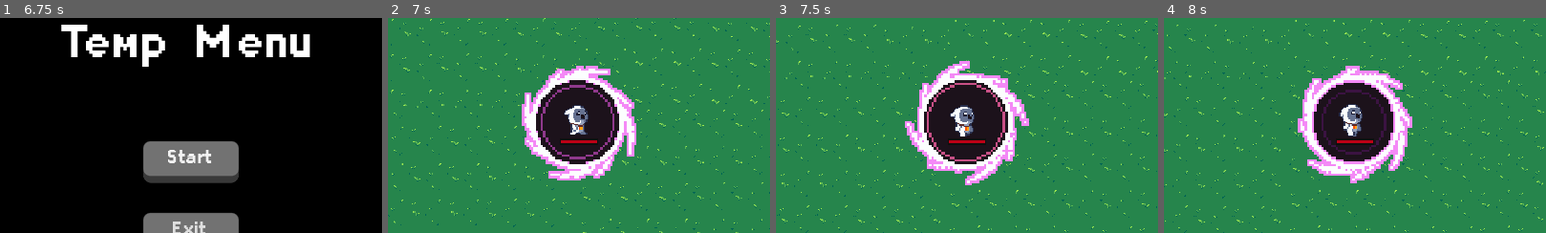
Above: before the commit, frames 1-4 (left to right).
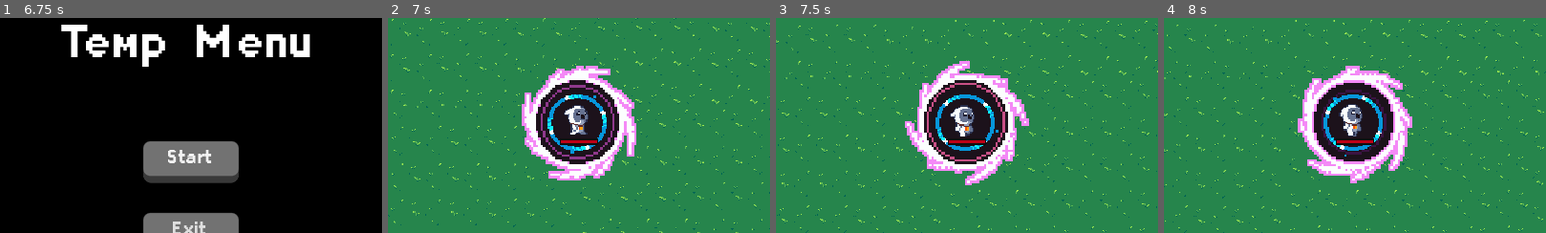
Above: after the commit, the same moments.

Repository: IgnacyZywalewski/VampireSurvivors
Game: Godot game, scene res://ui/menu.tscn
Two runs of this game, one before a commit and one after it. Both use one fixed random seed, a clock stepped at 60 frames per second and the inputs below. Sound files missing from this copy of the repository are replaced by a short silence.
Inputs (mouse positions are % of the whole screen's width and height, from its top left):
- Up to frame 1 (6.75 s): click "Start" at 0.5 s; click "Start" at 1.25 s; tap Enter at 2, 3.5, 5 s; move the mouse to (72, 45) at 2.02 s; hold D (right) 2.03-2.78 s; click (72, 45) at 2.1 s; tap Space at 2.75, 4.25, 5.75 s; move the mouse to (30, 55) at 2.77 s; hold S (down) 2.78-3.53 s; click (30, 55) at 2.85 s; move the mouse to (60, 28) at 3.52 s; hold D (right) 3.53-4.28 s; click (60, 28) at 3.6 s; move the mouse to (45, 70) at 4.27 s; hold W (up) 4.28-5.03 s; click (45, 70) at 4.35 s; move the mouse to (80, 65) at 5.02 s; hold A (left) 5.03-6.53 s; click (80, 65) at 5.1 s; move the mouse to (20, 35) at 5.77 s; click (20, 35) at 5.85 s; move the mouse to (55, 50) at 6.52 s; hold S (down) from 6.53 s (still down); click (55, 50) at 6.6 s
- Up to frame 2 (7 s): keep holding S (down)
- Up to frame 3 (7.5 s): move the mouse to (35, 25) at 7.27 s; release S (down) at 7.28 s; hold D (right) from 7.28 s (still down); click (35, 25) at 7.35 s
- Up to frame 4 (8 s): keep holding D (right)
The pictures show only the part of the screen within x 25-75%, y 27-77%; the shares and areas given below are measured in that part.

Frame 1 is identical in both runs. In frame 2, 0.8% of the frame differs, in the area x 41-58%, y 35-64%; in frame 3, 0.8%; in frame 4, 0.8%.

Commit message:
Added shield passive

Diff:
--- /dev/null
+++ b/player/passives/shield.gd
@@ -0,0 +1,12 @@
+extends Node2D
+
+var level = 1
+var shield_amount = 1
+
+@onready var animation = $AnimationPlayer
+
+func _ready():
+	animation.play("shield")
+	match level:
+		1:
+			shield_amount = 1
--- /dev/null
+++ b/player/passives/shield.tscn
@@ -0,0 +1,57 @@
+[gd_scene load_steps=6 format=3 uid="uid://bj3g7wpxcg8jy"]
+
+[ext_resource type="Script" path="res://player/passives/shield.gd" id="1_2nw73"]
+[ext_resource type="Texture2D" uid="uid://drdvaobdt8to2" path="res://assets/textures/passives/shield.png" id="1_pi4c4"]
+
+[sub_resource type="Animation" id="Animation_xwito"]
+resource_name = "shield"
+length = 0.8
+loop_mode = 1
+tracks/0/type = "value"
+tracks/0/imported = false
+tracks/0/enabled = true
+tracks/0/path = NodePath("Sprite2D:frame")
+tracks/0/interp = 1
+tracks/0/loop_wrap = true
+tracks/0/keys = {
+"times": PackedFloat32Array(0, 0.1, 0.2, 0.3, 0.4, 0.5, 0.6, 0.7),
+"transitions": PackedFloat32Array(1, 1, 1, 1, 1, 1, 1, 1),
+"update": 1,
+"values": [0, 1, 2, 3, 4, 5, 6, 7]
+}
+
+[sub_resource type="Animation" id="Animation_ivnqc"]
+length = 0.001
+tracks/0/type = "value"
+tracks/0/imported = false
+tracks/0/enabled = true
+tracks/0/path = NodePath("Sprite2D:frame")
+tracks/0/interp = 1
+tracks/0/loop_wrap = true
+tracks/0/keys = {
+"times": PackedFloat32Array(0),
+"transitions": PackedFloat32Array(1),
+"update": 1,
+"values": [0]
+}
+
+[sub_resource type="AnimationLibrary" id="AnimationLibrary_hvs6s"]
+_data = {
+"RESET": SubResource("Animation_ivnqc"),
+"shield": SubResource("Animation_xwito")
+}
+
+[node name="Shield" type="Node2D"]
+script = ExtResource("1_2nw73")
+
+[node name="Sprite2D" type="Sprite2D" parent="."]
+z_index = -1
+position = Vector2(-2, 4)
+scale = Vector2(1.1, 1.059)
+texture = ExtResource("1_pi4c4")
+hframes = 8
+
+[node name="AnimationPlayer" type="AnimationPlayer" parent="."]
+libraries = {
+"": SubResource("AnimationLibrary_hvs6s")
+}
--- a/player/player.gd
+++ b/player/player.gd
@@ -62,6 +62,10 @@
 var lightning_bolt_baseammo = 1
 var lightning_bolt_level = 1
 
+#Passives
+var shield = preload("res://player/passives/shield.tscn")
+var shield_level = 1
+
 #Enemy
 var enemy_close = []
 
@@ -85,6 +89,12 @@
 
 	if lightning_bolt_level > 0 and lightning_bolt_timer.is_stopped():
 		lightning_bolt_timer.start()
+
+	if shield_level > 0:
+		var shield_passive = shield.instantiate()
+		shield_passive.level = shield_level
+		shield_passive.position =  global_position
+		add_child(shield_passive)
 
 func _physics_process(_delta):
 	if dead == false:
Binary file added: assets/textures/passives/regeneration.png
Not shown, added: assets/textures/passives/regeneration.png.import
Binary file added: assets/textures/passives/regeneration_icon.png
Not shown, added: assets/textures/passives/regeneration_icon.png.import
Binary file added: assets/textures/passives/shield.png
Not shown, added: assets/textures/passives/shield.png.import
Binary file added: assets/textures/passives/shield_icon.png
Not shown, added: assets/textures/passives/shield_icon.png.import
